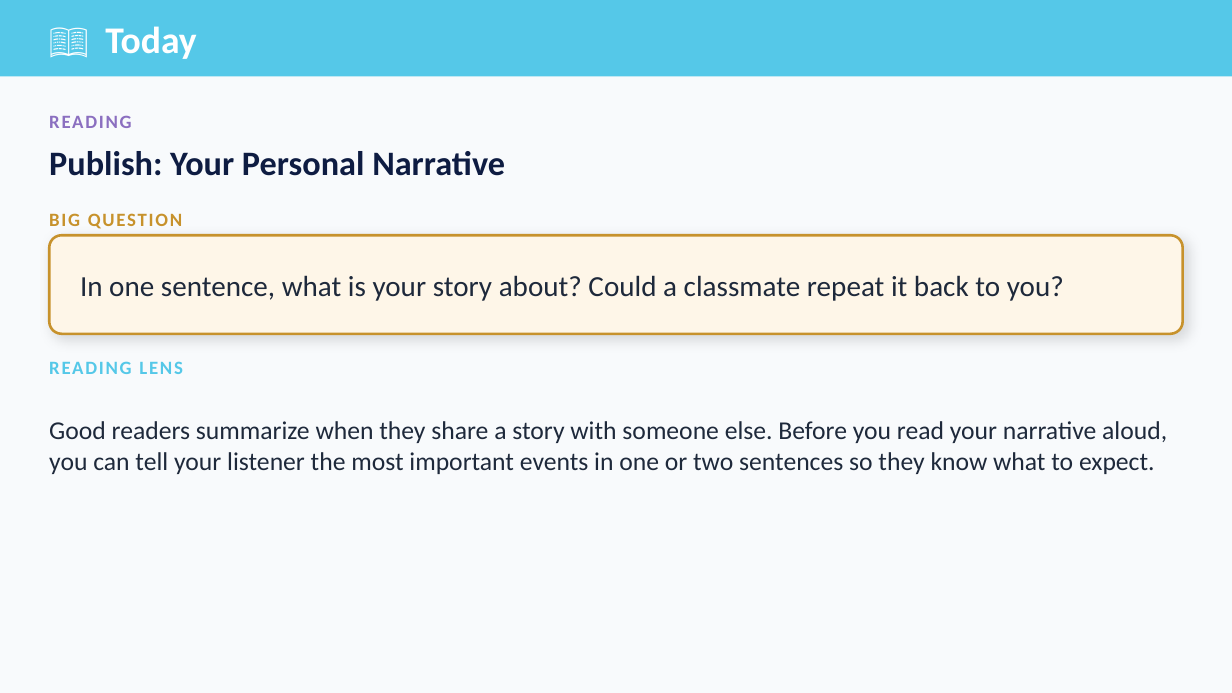
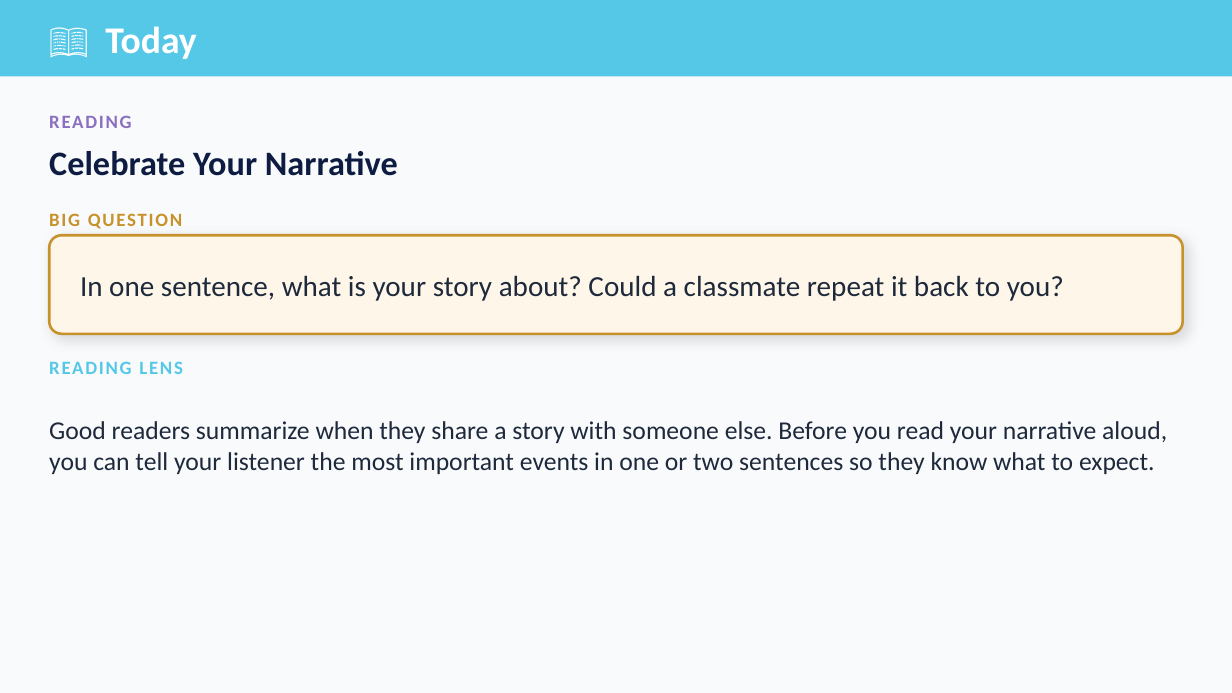
Before and after one commit to optimaondemand/optima-3rd-ela, a slide deck: slide 6 of Planning docs/Slides/lesson-5-4-teacher-slides.pptx. Drawn at 1232x693 pixels with LibreOffice and Linux fonts; fonts in the diff are those of the drawing. Boxes give left, top, right and bottom in pixels: in the first picture for what was removed or moved away, otherwise in the second. Text is boxed around its words. In the diff, an @@ line names an element or a change of style, - is before the commit and + after.

```diff
--- a/Planning docs/Slides/lesson-5-4-teacher-slides.pptx
+++ b/Planning docs/Slides/lesson-5-4-teacher-slides.pptx
@@ text at <box>49,151,398,176</box>: text changed @@
-Publish: Your Personal Narrative
+Celebrate Your Narrative
```
Also in this commit, not shown: 2 other slides changed, 16 other files.
